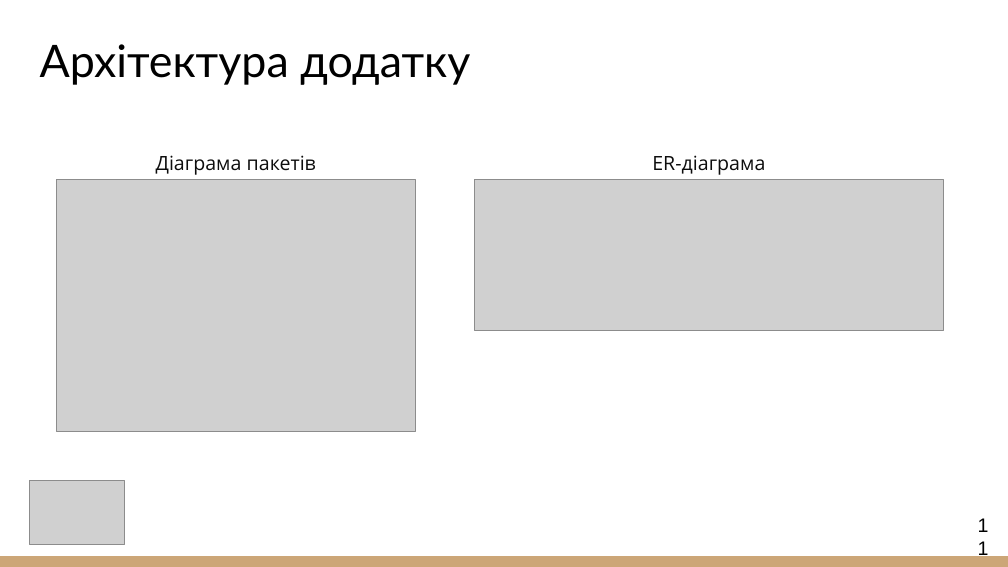
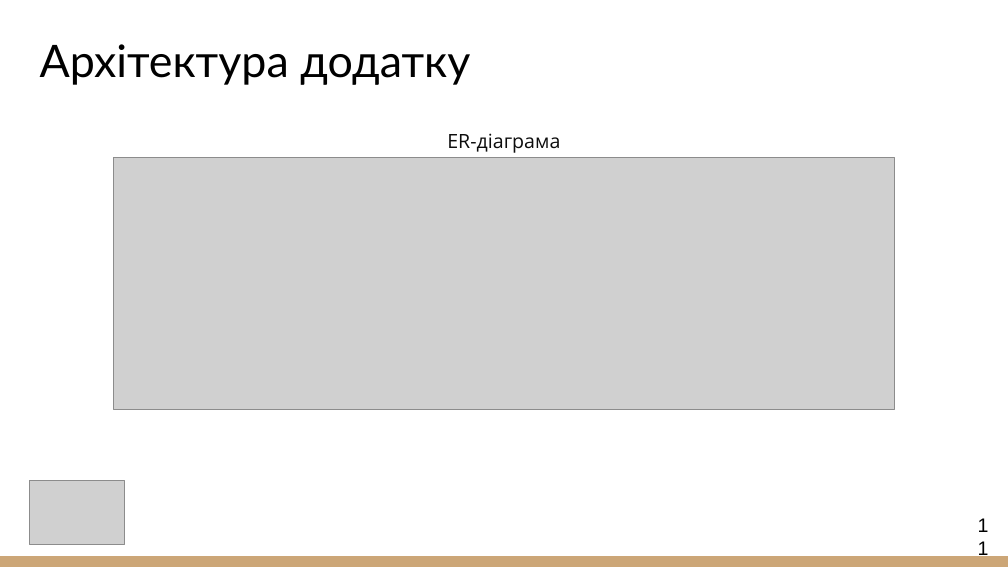
Before and after one commit to yahn1ukov/go-orm-sql-efficiency, a slide deck: slide 11 of 2025_М_ПІ_ІПЗм-23-2_Ягнюков_А_Ю.pptx. Drawn at 1008x567 pixels with LibreOffice and Linux fonts; fonts in the diff are those of the drawing; grey boxes stand for pictures. Boxes give left, top, right and bottom in pixels: in the first picture for what was removed or moved away, otherwise in the second. Text is boxed around its words. In the diff, an @@ line names an element or a change of style, - is before the commit and + after.

```diff
--- a/2025_М_ПІ_ІПЗм-23-2_Ягнюков_А_Ю.pptx
+++ b/2025_М_ПІ_ІПЗм-23-2_Ягнюков_А_Ю.pptx
@@ text "ER-діаграма": place and size @@
-text "ER-діаграма" at bbox=[652, 155, 765, 175]
+text "ER-діаграма" at bbox=[447, 133, 560, 153]
@@ picture removed at bbox=[56, 179, 415, 431] @@
@@ picture: place and size @@
-picture at bbox=[475, 179, 943, 331]
+picture at bbox=[114, 157, 894, 409]
@@ text removed at bbox=[156, 155, 316, 175] @@
-Діаграма пакетів
```
Also in this commit, not shown: 11 other slides changed.
